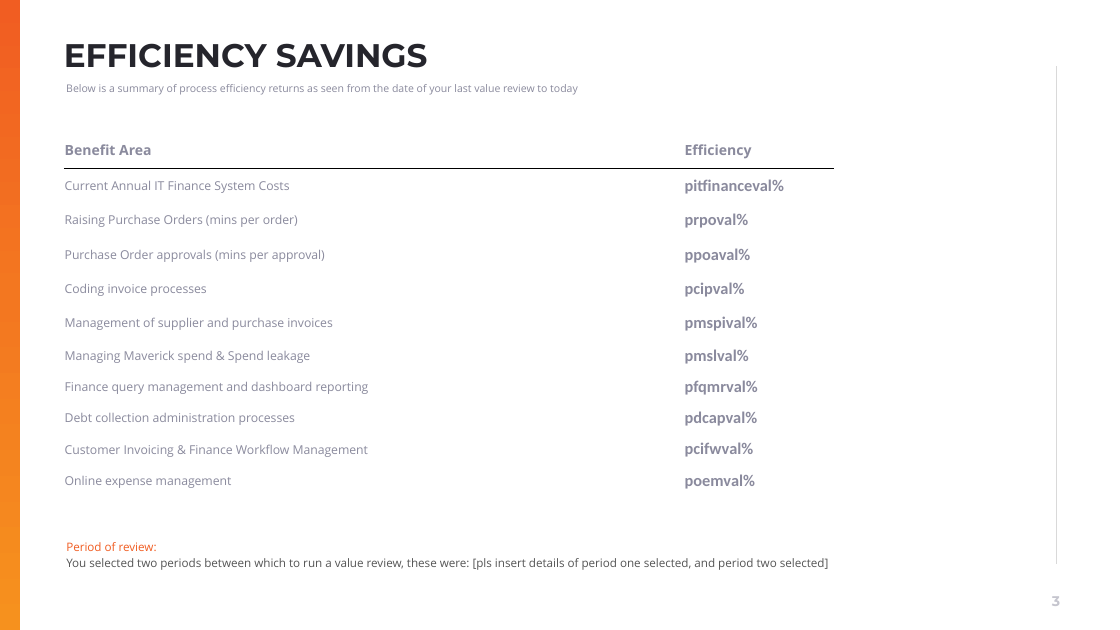
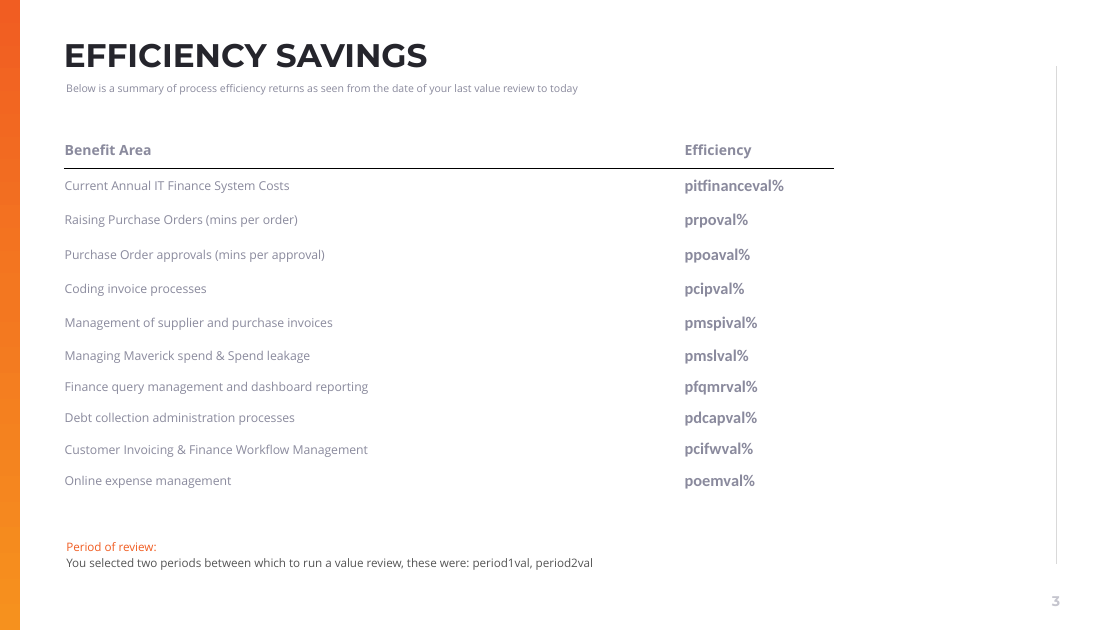
Before and after one commit to muratozdemirpiblo/ppt-api, a slide deck: slide 3 of questionare.pptx. Drawn at 1120x630 pixels with LibreOffice and Linux fonts; fonts in the diff are those of the drawing; background and template pictures are left out. Boxes give left, top, right and bottom in pixels: in the first picture for what was removed or moved away, otherwise in the second. Text is boxed around its words. In the diff, an @@ line names an element or a change of style, - is before the commit and + after.

```diff
--- a/questionare.pptx
+++ b/questionare.pptx
@@ text at bbox=[66, 542, 593, 570]: text changed @@
-Period of review:
-You selected two periods between which to run a value review, these were: [pls insert details of period one selected, and period two selected]
+Period of review:
+You selected two periods between which to run a value review, these were: period1val, period2val
```
Also in this commit, not shown: 1 other slide changed, 1 other file.
